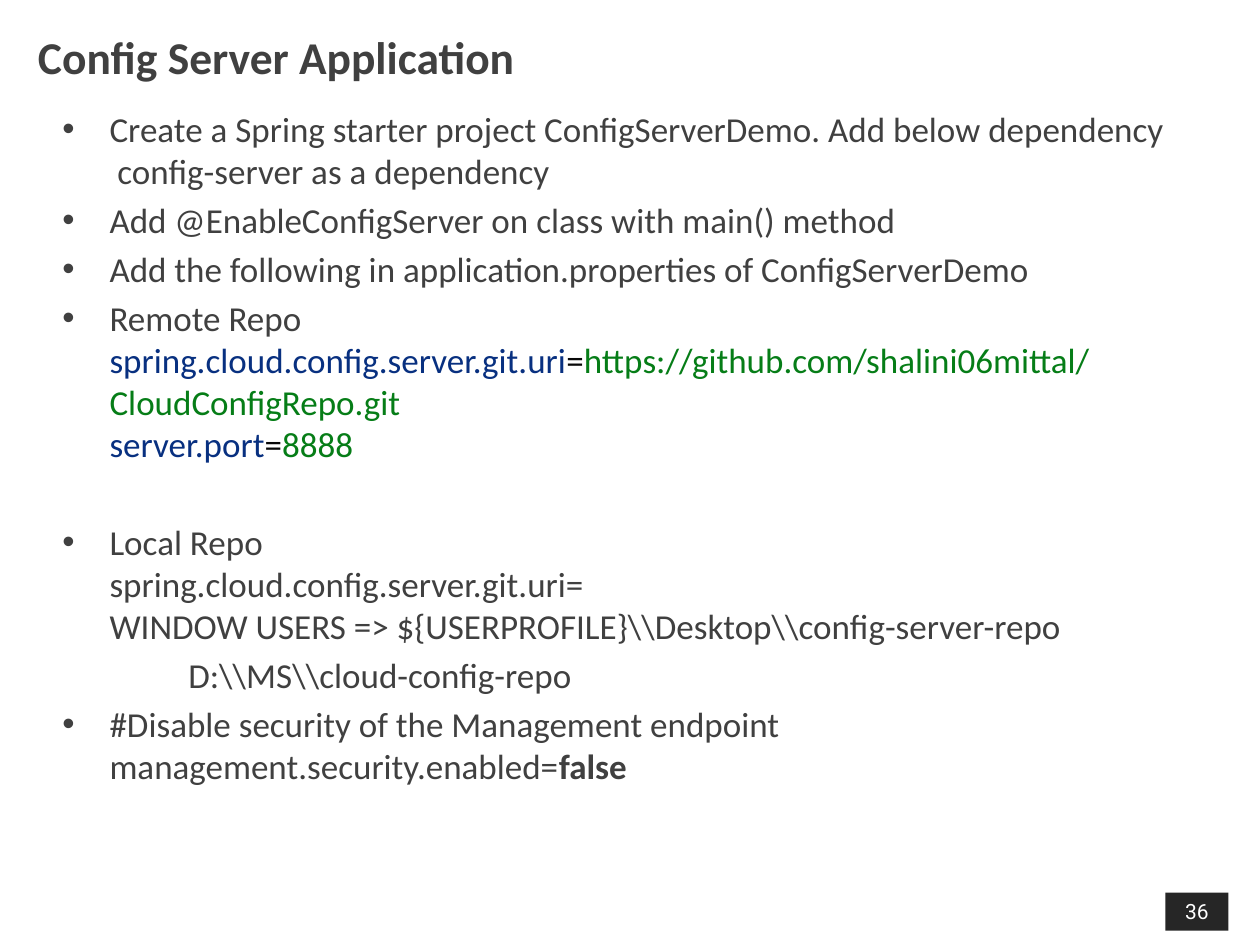
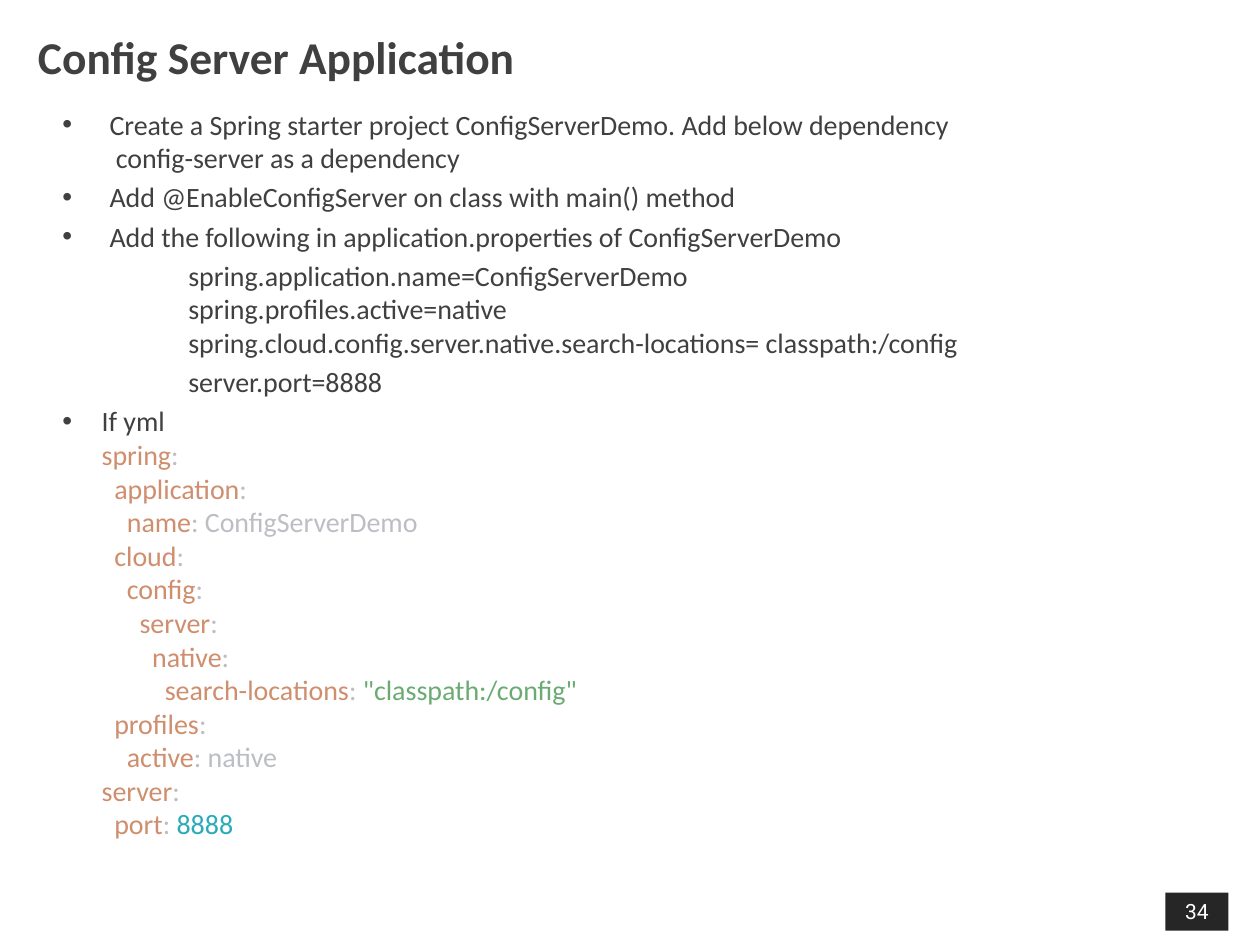
Before and after one commit to shalini06mittal/SynechronMSAug2024WS, a slide deck: slide 34 of ppt/102_Microservices_Cloud_CB_Config.pptx (slide 36 before the commit). Drawn at 1260x945 pixels with LibreOffice and Linux fonts; fonts in the diff are those of the drawing; background and template pictures are left out. Boxes give left, top, right and bottom in pixels: in the first picture for what was removed or moved away, otherwise in the second. Text is boxed around its words. In the diff, an @@ line names an element or a change of style, - is before the commit and + after.

Commit message:
cloud config ppt

```diff
--- a/ppt/102_Microservices_Cloud_CB_Config.pptx
+++ b/ppt/102_Microservices_Cloud_CB_Config.pptx
@@ text at bbox=[110, 115, 948, 252]: size 20 to 16 pt in "Create a Spring starter project ConfigServerDemo. Add ...", "Add @EnableConfigServer on class with main() method", "Add the following in application.properties of ConfigServerD ..." @@
@@ text at bbox=[102, 266, 958, 839]: text changed; size 20 to 16 pt @@
-• Remote Repo
-  spring.cloud.config.server.git.uri=https://github.com/shalini06mittal/CloudConfigRepo.git
-  server.port=8888
-• Local Repo
-  spring.cloud.config.server.git.uri=
-  WINDOW USERS => ${USERPROFILE}\\Desktop\\config-server-repo
-D:\\MS\\cloud-config-repo
-• #Disable security of the Management endpoint management.security.enabled=false
+spring.application.name=ConfigServerDemo
+spring.profiles.active=native
+spring.cloud.config.server.native.search-locations= classpath:/config
+server.port=8888
+• If yml
+  spring:
+  application:
+  name: ConfigServerDemo
+  cloud:
+  config:
+  server:
+  native:
+  search-locations: "classpath:/config"
+  profiles:
+  active: native
+  server:
+  port: 8888
@@ page number at bbox=[1185, 904, 1209, 919]: text changed @@
-36
+34
```
Also in this commit, not shown: 3 other slides changed, 4 slides added, 1 other file.
